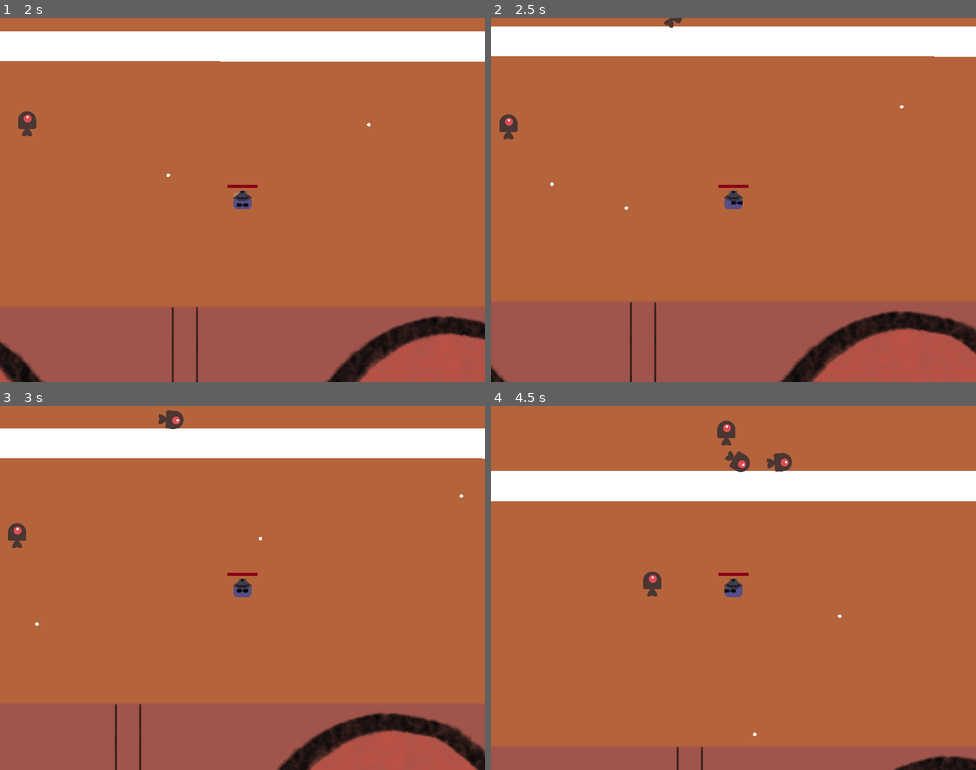
Above: before the commit, frames 1-4 (two rows, left to right).
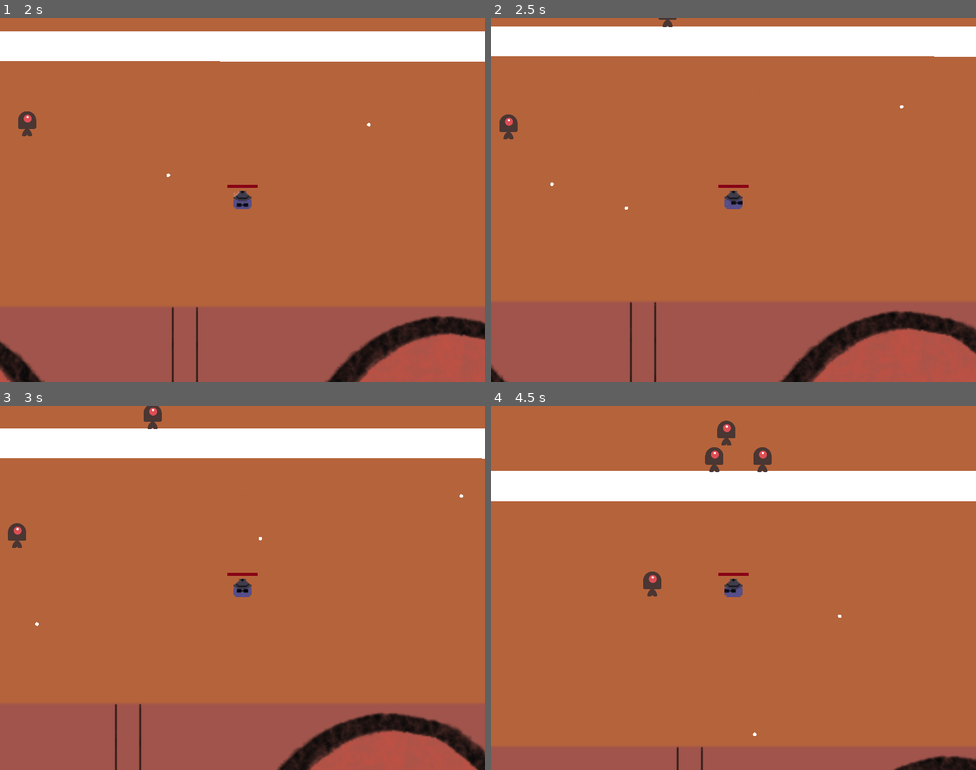
Above: after the commit, the same moments.

Repository: gunarp/psw-game-jam
Game: Godot game, scene res://scenes/maps/main.tscn
Two runs of this game, one before a commit and one after it. Both use one fixed random seed, a clock stepped at 60 frames per second and the inputs below.
Inputs (mouse positions are in pixels of both pictures, inside the frame that each line leads up to):
- Up to frame 1 (2 s): tap Enter at 0.5 s; move the mouse to (349, 181) at 0.52 s; hold D (move_right) 0.53-1.28 s; move the mouse to (145, 218) at 1.27 s; hold S (move_down) from 1.28 s (still down)
- Up to frame 2 (2.5 s): move the mouse to (782, 119) at 2.02 s; release S (move_down) at 2.03 s; hold D (move_right) from 2.03 s (still down)
- Up to frame 3 (3 s): move the mouse to (218, 660) at 2.77 s; release D (move_right) at 2.78 s; hold W (move_up) from 2.78 s (still down)
- Up to frame 4 (4.5 s): move the mouse to (879, 642) at 3.52 s; release W (move_up) at 3.53 s; hold A (move_left) from 3.53 s (still down); move the mouse to (588, 533) at 4.27 s

Frame 1 is identical in both runs. In frame 2, less than 0.1% of the frame differs, in the area x 34-40%, y 0-3%; in frame 3, 0.4%; in frame 4, 0.8%, in the area x 44-63%, y 11-19%.

Commit message:
wip: enemy no longer rotates. at all.

Diff:
--- a/scenes/enemies/enemy_mob.gd
+++ b/scenes/enemies/enemy_mob.gd
@@ -18,6 +18,7 @@
 	$Parameters/EntitySpeed.set_speed(randf_range(50.0, 75.0))
 	$Parameters/EntityHealth.health = 10
 	$Parameters/EntityHealth.max_health = 10
+	self.lock_rotation = true
 
 
 func _physics_process(delta: float) -> void:
